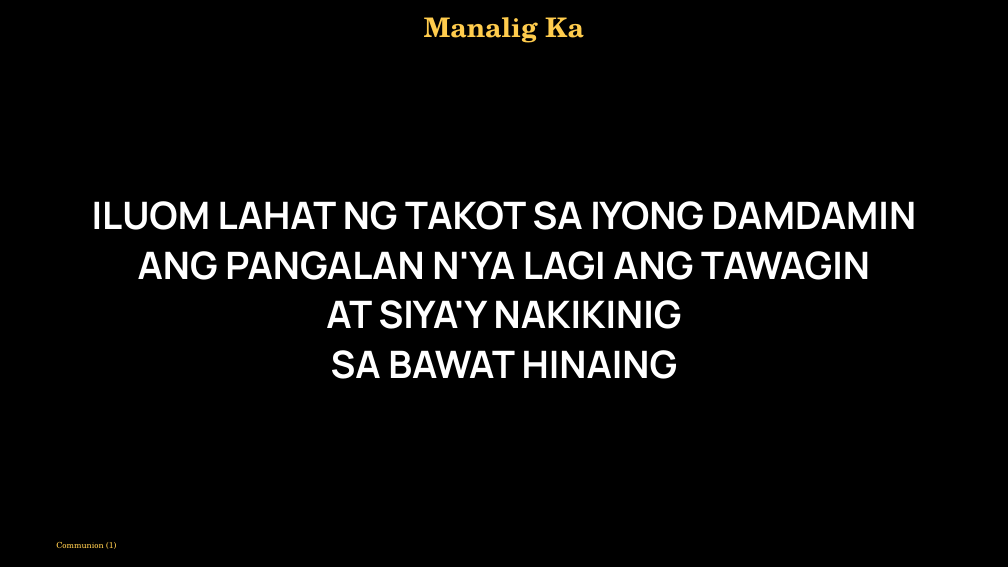
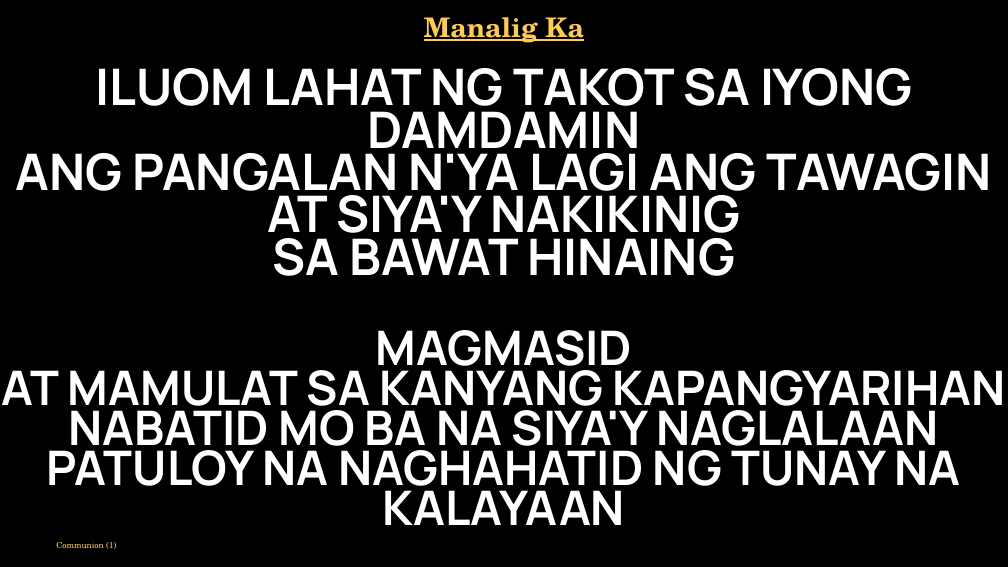
Before and after one commit to divinogabriel9/verbum, a slide deck: slide 59 of outputs/GFCC7Jun2026_TheSolemnityoftheMostHolyBodyandBloodofChrist.pptx (slide 63 before the commit). Drawn at 1008x567 pixels with LibreOffice and Linux fonts; fonts in the diff are those of the drawing. Boxes give left, top, right and bottom in pixels: in the first picture for what was removed or moved away, otherwise in the second. Text is boxed around its words. In the diff, an @@ line names an element or a change of style, - is before the commit and + after.

```diff
--- a/outputs/GFCC7Jun2026_TheSolemnityoftheMostHolyBodyandBloodofChrist.pptx
+++ b/outputs/GFCC7Jun2026_TheSolemnityoftheMostHolyBodyandBloodofChrist.pptx
@@ text "Manalig Ka" at <box>424,17,584,43</box>: underline on @@
@@ text "ILUOM LAHAT NG TAKOT SA ...": place and size @@
-text "ILUOM LAHAT NG TAKOT SA ..." at <box>92,201,916,379</box>
+text "ILUOM LAHAT NG TAKOT SA ..." at <box>16,68,992,276</box>
@@ text "ILUOM LAHAT NG TAKOT SA ..." at <box>16,68,992,276</box>: size 54 to 72 pt; line spacing 1 to 0.7; less space between paragraphs @@
@@ text added at <box>2,330,1006,525</box>, 68 pt, text #FFFFFF, bold @@
+MAGMASID
+AT MAMULAT SA KANYANG KAPANGYARIHAN
+NABATID MO BA NA SIYA'Y NAGLALAAN
+PATULOY NA NAGHAHATID NG TUNAY NA KALAYAAN
```
Also in this commit, not shown: 12 other slides changed, 11 slides removed, 11 other files.
